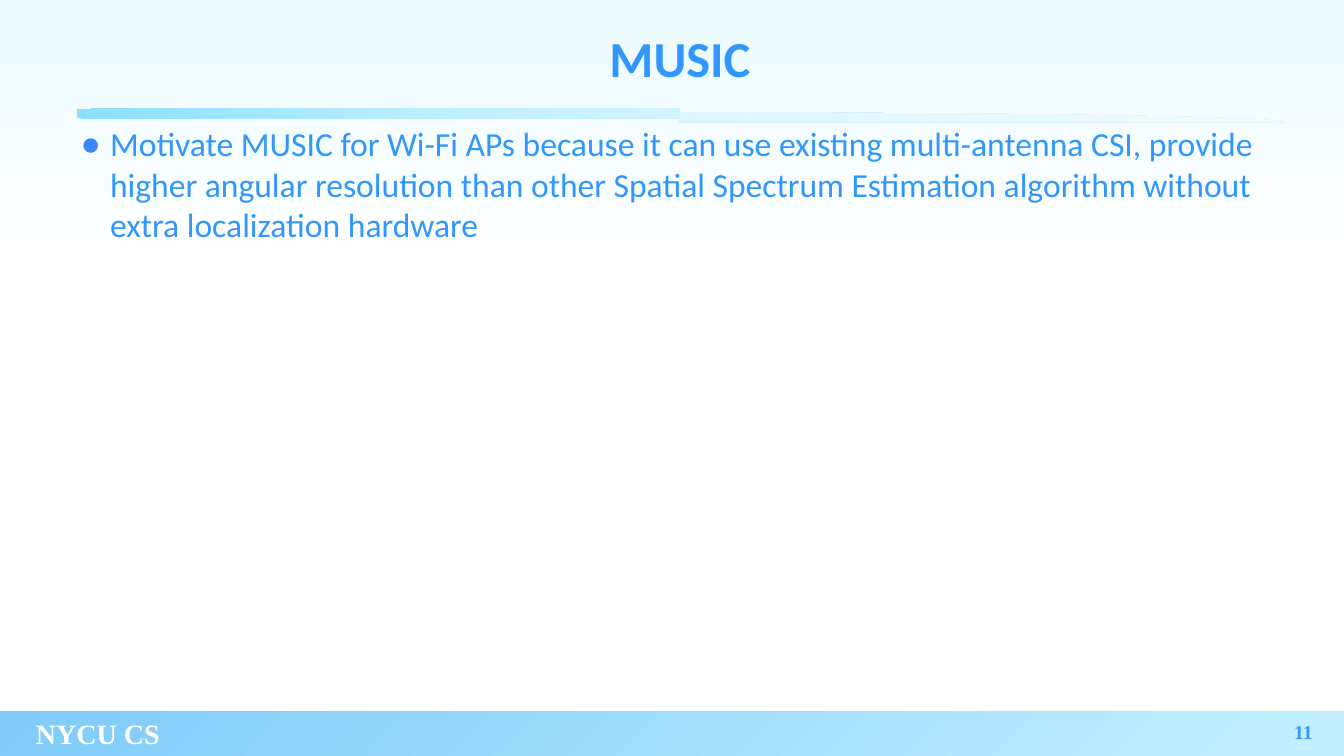
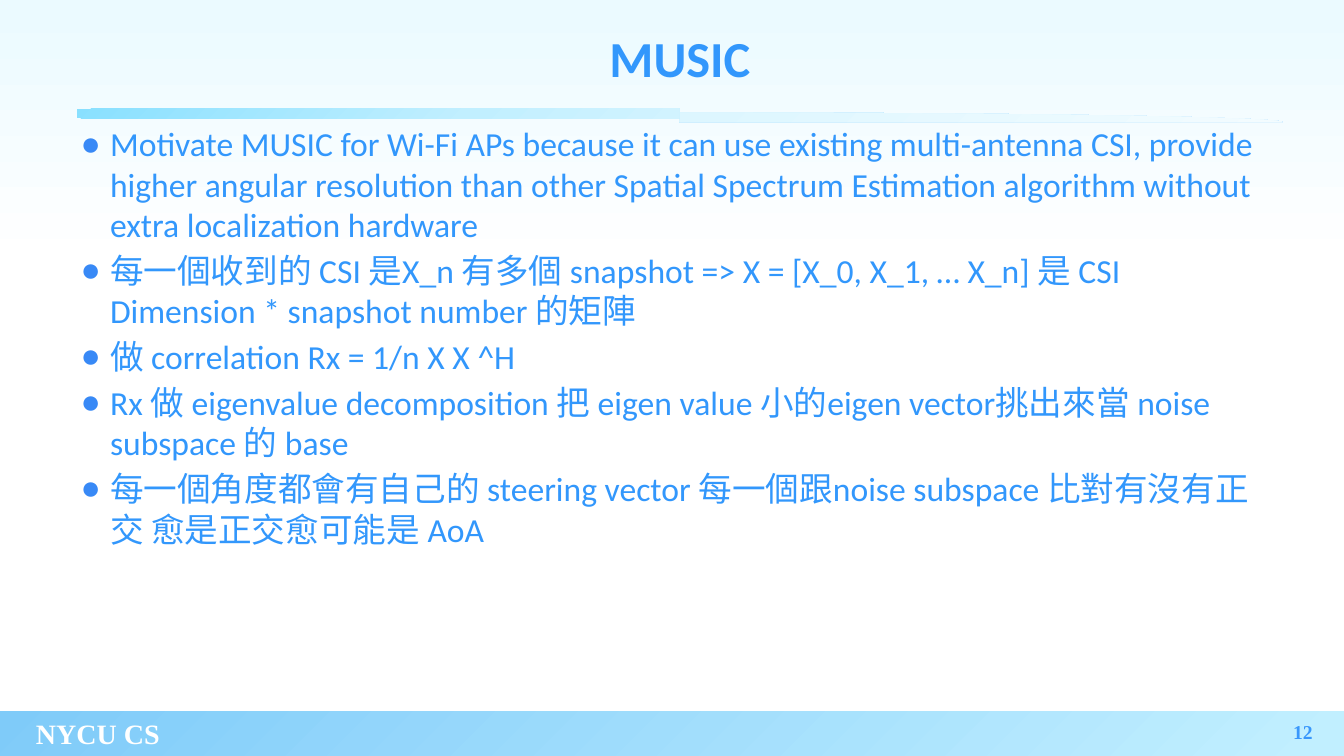
Before and after one commit to xoxonut/thesis, a slide deck: slide 12 of thesis_filled.pptx (slide 11 before the commit). Drawn at 1344x756 pixels with LibreOffice and Linux fonts; fonts in the diff are those of the drawing; background and template pictures are left out. Boxes give left, top, right and bottom in pixels: in the first picture for what was removed or moved away, otherwise in the second. Text is boxed around its words. In the diff, an @@ line names an element or a change of style, - is before the commit and + after.

Commit message:
7/9

```diff
--- a/thesis_filled.pptx
+++ b/thesis_filled.pptx
@@ text at (x1=110, y1=254, x2=1249, y2=545): paragraphs added @@
+● 每一個收到的 CSI 是X_n 有多個 snapshot => X = [X_0, X_1, … X_n] 是 CSI Dimension * snapshot number 的矩陣
+● 做 correlation Rx = 1/n X X ^H
+● Rx 做 eigenvalue decomposition 把 eigen value 小的eigen vector挑出來當 noise subspace 的 base
+● 每一個角度都會有自己的 steering vector 每一個跟noise subspace 比對有沒有正交 愈是正交愈可能是 AoA
@@ page number at (x1=1293, y1=726, x2=1313, y2=739): text changed @@
-11
+12
```
Also in this commit, not shown: 1 other slide changed.
